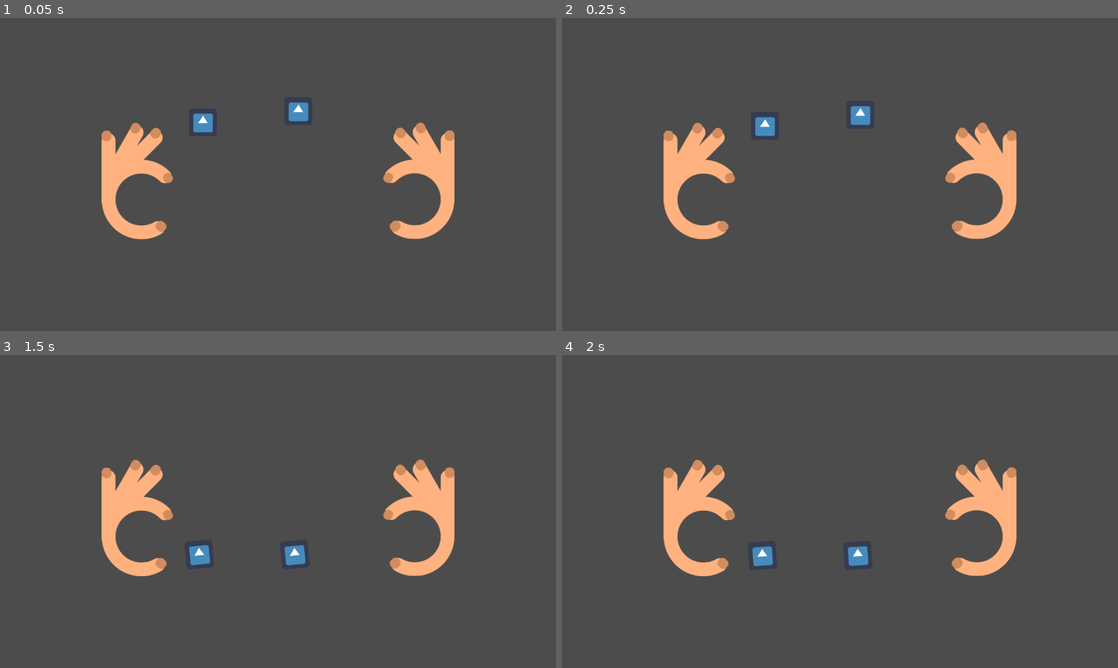
Above: before the commit, frames 1-4 (two rows, left to right).
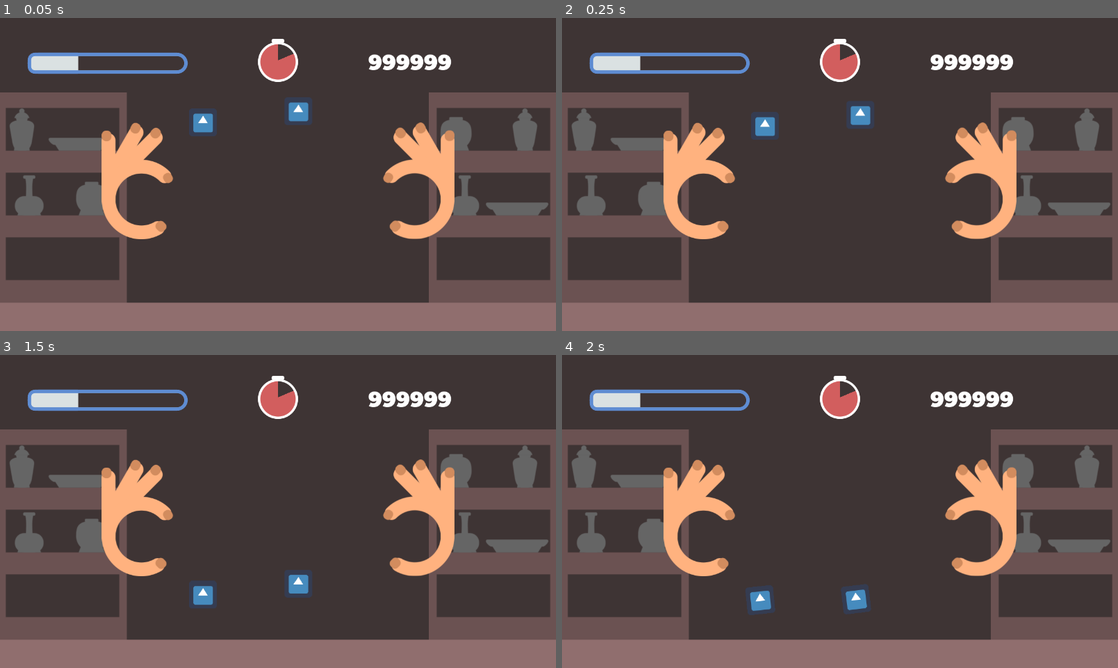
Above: after the commit, the same moments.

Repository: williamd1k0/untitled-glue-game
Game: Godot game, scene res://devel/TestGrab.tscn
Two runs of this game, one before a commit and one after it. Both use one fixed random seed, a clock stepped at 60 frames per second and the inputs below. The project has no main scene, so this scene is started directly. The engine's default icon, where the game draws it, is replaced by a stand-in: a white triangle on a blue panel in a dark square.
Inputs:
- Up to frame 1 (0.05 s): no input
- Up to frame 2 (0.25 s): no input
- Up to frame 3 (1.5 s): no input
- Up to frame 4 (2 s): no input

The runs differ from the first frame. In frame 1, 27% of the frame differs, in the area x 0-100%, y 6-100%; in frame 2, 27%; in frame 3, 28%; in frame 4, 28%.

Commit message:
Add graphics to TestGrab

Diff:
--- a/devel/TestGrab.tscn
+++ b/devel/TestGrab.tscn
@@ -1,26 +1,37 @@
-[gd_scene load_steps=4 format=2]
+[gd_scene load_steps=6 format=2]
 
 [ext_resource path="res://game/gameplay/Hands.tscn" type="PackedScene" id=1]
 [ext_resource path="res://game/gameplay/GrabItem.tscn" type="PackedScene" id=2]
+[ext_resource path="res://game/areas/Background.tscn" type="PackedScene" id=3]
+[ext_resource path="res://game/interface/Interface.tscn" type="PackedScene" id=4]
 
 [sub_resource type="RectangleShape2D" id=1]
-extents = Vector2( 1037.45, 67.1138 )
+extents = Vector2( 640, 32.0001 )
 
 [node name="TestGrab" type="Node2D"]
 
-[node name="GrabItem" parent="." instance=ExtResource( 2 )]
+[node name="InterfaceLayer" type="CanvasLayer" parent="."]
+
+[node name="Interface" parent="InterfaceLayer" instance=ExtResource( 4 )]
+
+[node name="GameLayer" type="CanvasLayer" parent="."]
+layer = 0
+
+[node name="Background" parent="GameLayer" instance=ExtResource( 3 )]
+
+[node name="GrabItem" parent="GameLayer" instance=ExtResource( 2 )]
 position = Vector2( 686.608, 214.218 )
 
-[node name="GrabItem2" parent="." instance=ExtResource( 2 )]
+[node name="GrabItem2" parent="GameLayer" instance=ExtResource( 2 )]
 position = Vector2( 467.164, 239.818 )
 
-[node name="Hands" parent="." instance=ExtResource( 1 )]
+[node name="Hands" parent="GameLayer" instance=ExtResource( 1 )]
 
-[node name="StaticBody2D" type="StaticBody2D" parent="."]
+[node name="StaticBody2D" type="StaticBody2D" parent="GameLayer"]
 __meta__ = {
 "_edit_lock_": true
 }
 
-[node name="CollisionShape2D" type="CollisionShape2D" parent="StaticBody2D"]
-position = Vector2( 611.667, 617.257 )
+[node name="CollisionShape2D" type="CollisionShape2D" parent="GameLayer/StaticBody2D"]
+position = Vector2( 640, 688 )
 shape = SubResource( 1 )
